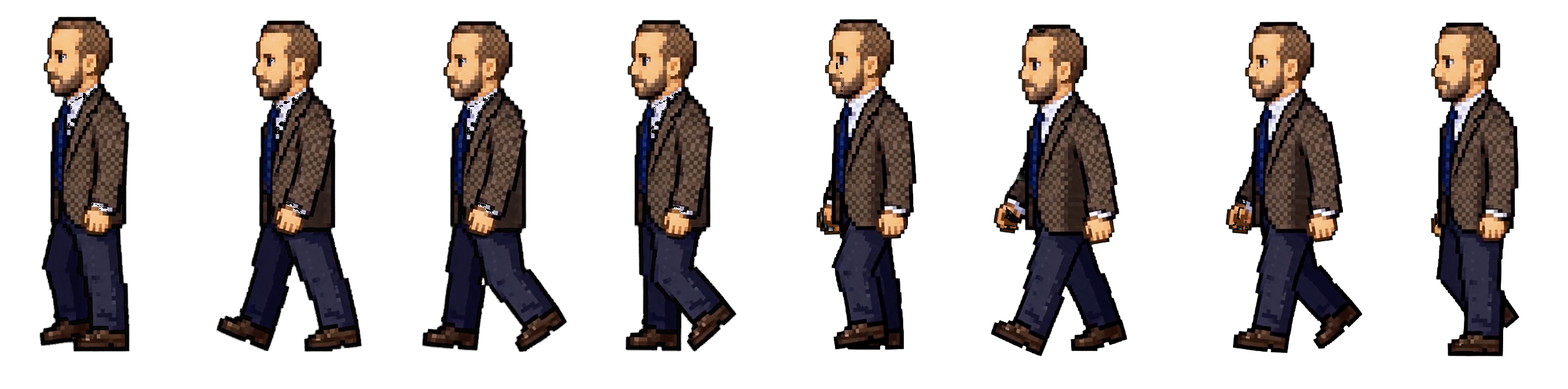
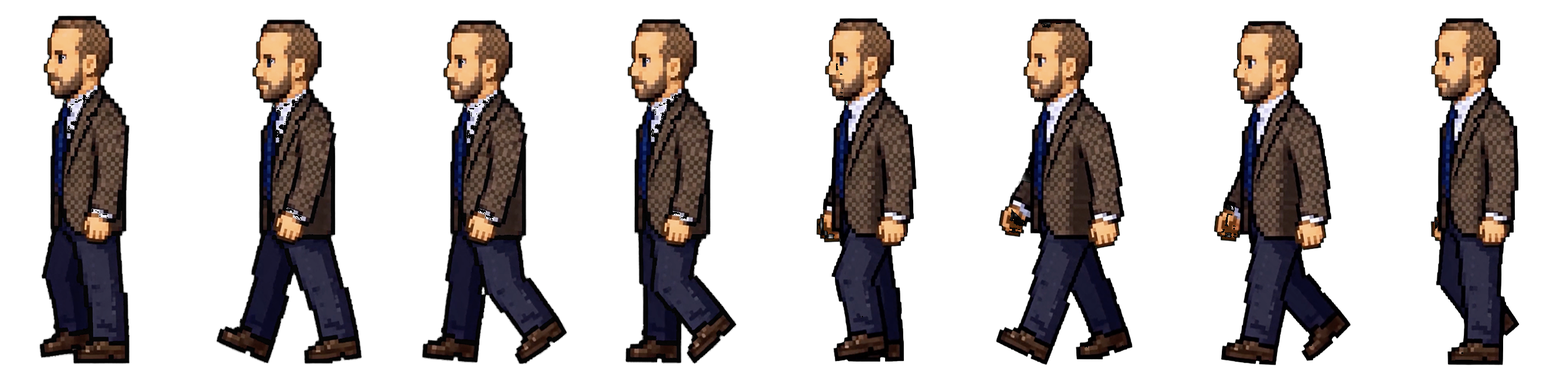
Layers edited between the first and the second 1568px x 389px image:
painted on "01" over [left=39, top=14, right=131, bottom=365]
painted on "02" over [left=215, top=18, right=363, bottom=365]
painted on "03" over [left=421, top=19, right=568, bottom=365]
painted on "04" over [left=624, top=18, right=738, bottom=365]
painted on "05" over [left=816, top=17, right=917, bottom=363]
painted on "06" over [left=990, top=18, right=1134, bottom=366]
painted on "07" over [left=1213, top=20, right=1363, bottom=366]
painted on "08" over [left=1430, top=18, right=1520, bottom=366]